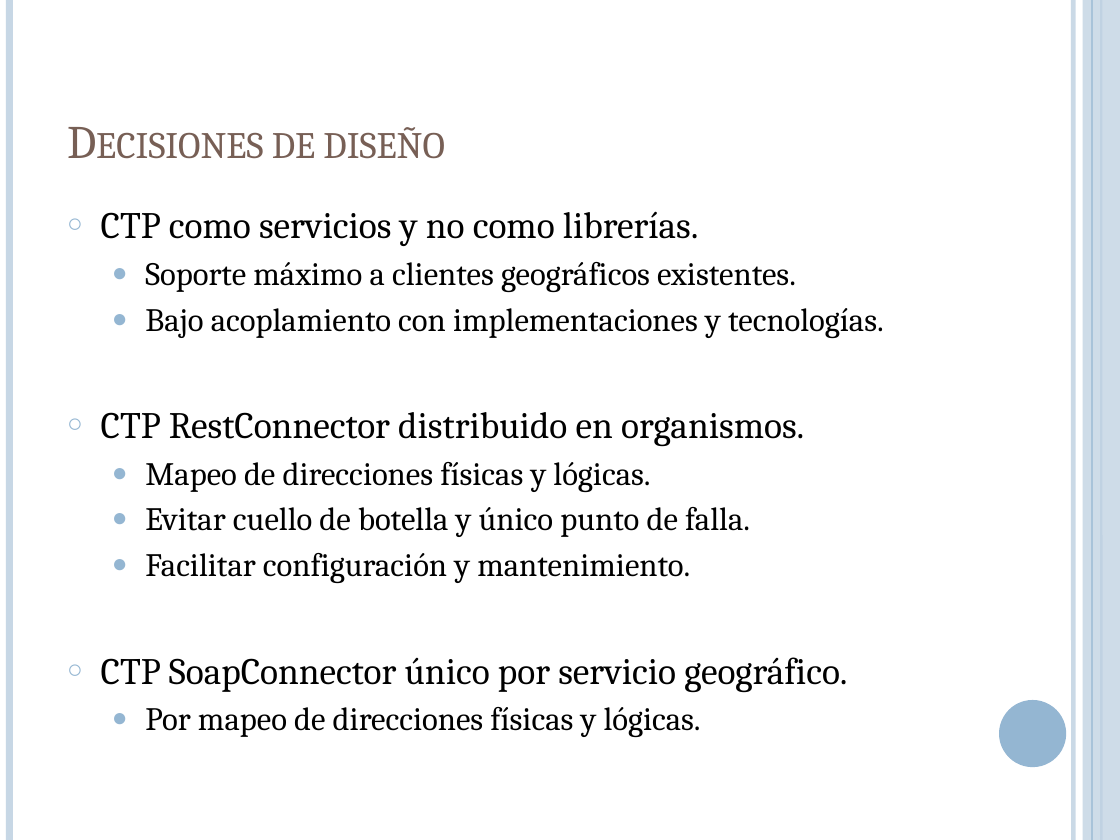
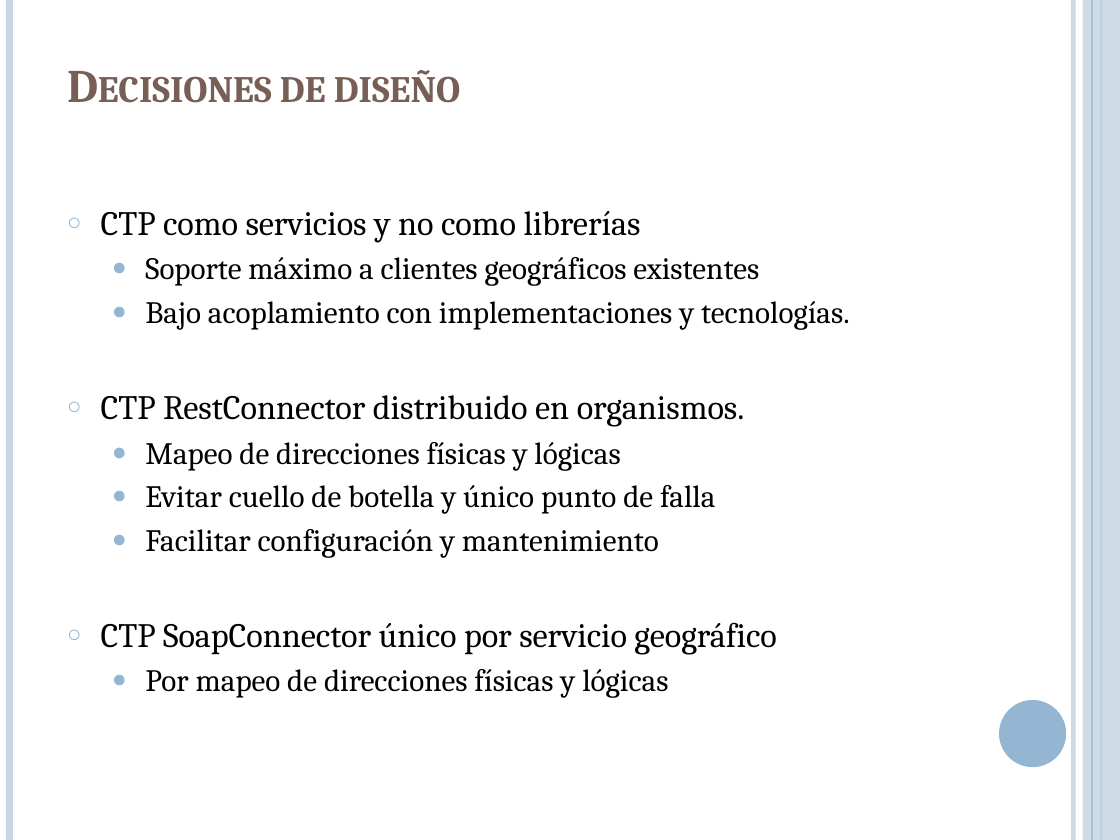
Before and after one commit to lcpaso1/integracion-gis-pge, a slide deck: slide 13 of Presentacion.pptx (slide 12 before the commit). Drawn at 1120x840 pixels with LibreOffice and Linux fonts; fonts in the diff are those of the drawing. Boxes give left, top, right and bottom in pixels: in the first picture for what was removed or moved away, otherwise in the second. Text is boxed around its words. In the diff, an @@ line names an element or a change of style, - is before the commit and + after.

```diff
--- a/Presentacion.pptx
+++ b/Presentacion.pptx
@@ title "Decisiones de diseño" at box(280, 70, 460, 103): bold on @@
@@ text at box(101, 211, 759, 286): text changed; size 21 to 20 pt @@
-○ CTP como servicios y no como librerías.
-  ● Soporte máximo a clientes geográficos existentes.
+○ CTP como servicios y no como librerías
+  ● Soporte máximo a clientes geográficos existentes
@@ text at box(101, 301, 850, 427): size 21 to 20 pt in "Bajo acoplamiento con implementaciones y tecnologías."; size 24 to 22 pt in "CTP RestConnector distribuido en organismos." @@
@@ text at box(101, 442, 776, 698): text changed; size 21 to 20 pt @@
-  ● Mapeo de direcciones físicas y lógicas.
-  ● Evitar cuello de botella y único punto de falla.
-  ● Facilitar configuración y mantenimiento.
-○ CTP SoapConnector único por servicio geográfico.
-  ● Por mapeo de direcciones físicas y lógicas.
+  ● Mapeo de direcciones físicas y lógicas
+  ● Evitar cuello de botella y único punto de falla
+  ● Facilitar configuración y mantenimiento
+○ CTP SoapConnector único por servicio geográfico
+  ● Por mapeo de direcciones físicas y lógicas
```
Also in this commit, not shown: 8 other slides changed, 1 slide added.
